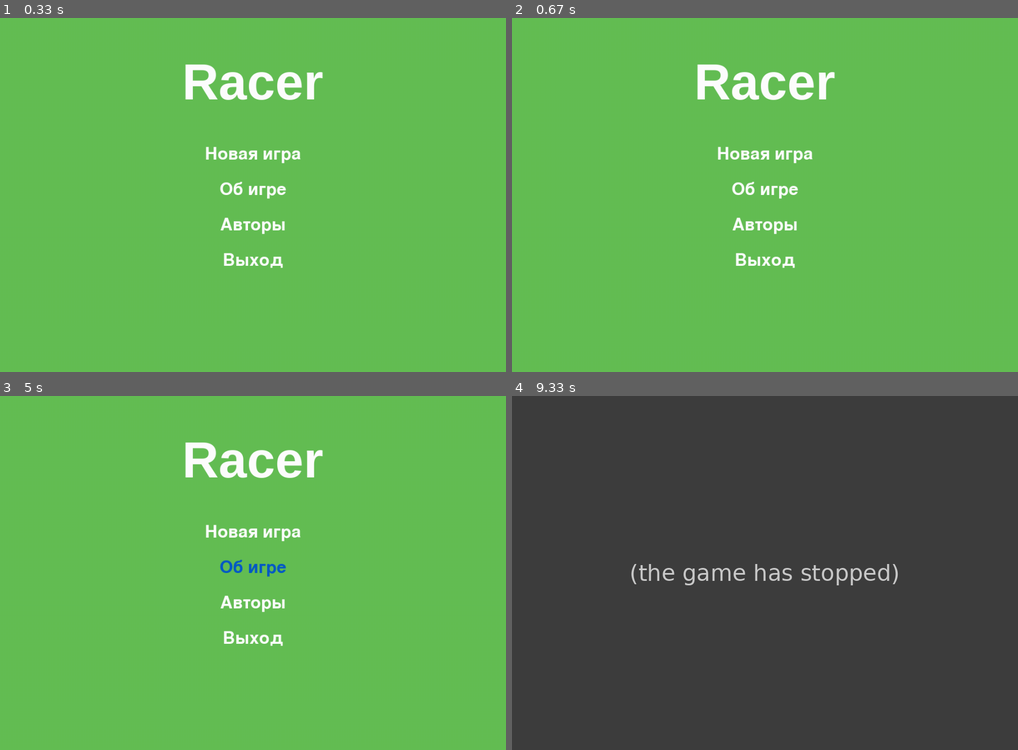
Above: before the commit, frames 1-4 (two rows, left to right).
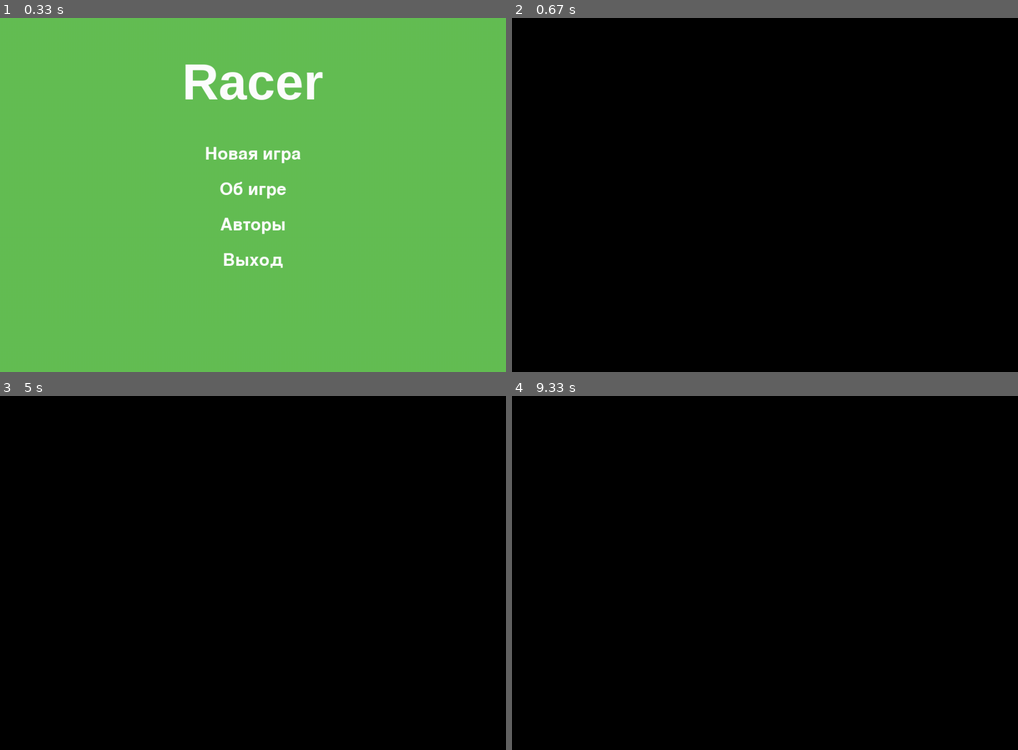
Above: after the commit, the same moments.

Repository: Strexas/pygame_project
Game: pygame game, started from scripts/start.py
The game is run twice, just before and just after one commit, with the same random seed, the same clock (stepped at 60 frames per second) and the same inputs.
Inputs (mouse positions are in pixels of both pictures, inside the frame that each line leads up to):
- Up to frame 1 (0.33 s): no input
- Up to frame 2 (0.67 s): press the mouse at (765, 187) at 0.37 s; move the mouse to (754, 145) at 0.47 s; release the mouse at (744, 99) at 0.6 s
- Up to frame 3 (5 s): press the mouse at (253, 565) at 4.93 s
- Up to frame 4 (9.33 s): move the mouse to (678, 551) at 5.03 s; release the mouse at (592, 537) at 5.17 s; hold Up 8.8-9.17 s; press the mouse at (765, 636) at 9.23 s

Frame 1 is identical in both runs. In frame 2, 100% of the frame differs, in the area x 0-100%, y 0-100%; in frame 3, 100%; in frame 4, 100%.
Before the commit the program exited at 9.23 s; later frames show no game.

Commit message:
очень большая оптимизация

Diff:
--- a/scripts/main.py
+++ b/scripts/main.py
@@ -2,6 +2,7 @@
 from menu import Game_Menu, Main_Menu
 from game import Game
 from music import channel
+from road import players, cars, rockets
 
 
 class Main:
@@ -74,6 +75,7 @@
 
             if i.type == self.GAMEOVEREVENT:  # выход из игры
                 self.status = 'main_menu'
+                channel.play()
 
     def keyboard_handler(self, keys):  # переход от игрового меню к игре и обратно
         if keys[pygame.K_h]:
@@ -94,7 +96,11 @@
             pygame.display.update()
 
         if self.status == 'game_menu':
-            self.game.render(self.keys, self.keydown)
+            self.game.road.draw_road()
+            players.draw(self.display)
+            cars.draw(self.display)
+            rockets.draw(self.display)
+            self.game.bg.render()
             self.display.blit(self.game_menu.render(), (0, 0))
             pygame.display.update()
 
--- a/scripts/menu.py
+++ b/scripts/menu.py
@@ -1,5 +1,5 @@
 import pygame
-from music import Menu_music, Game_music1, Game_music2, channel, pressing, moving
+from music import menu_music, game_music, channel, pressing, moving
 from random import choice
 
 
@@ -59,10 +59,13 @@
                 self.surface.blit(self.rendered_labels_focused[i], self.label_rects[i])
 
                 if m1:
+                    pressing.play()
+                    pygame.time.delay(4000)
                     if type(self) == type(Main_Menu):
                         pressing.play()
                         pygame.time.delay(4000)
-                        channel.play(choice((Game_music1, Game_music2)))
+                        channel.play(game_music[0])
+                        channel.queue(game_music[1])
                     self.functions[i]()
             else:
                 self.surface.blit(self.rendered_labels[i], self.label_rects[i])
@@ -74,7 +77,7 @@
 
         self.margin = 25
 
-        self.surface_alpha = 225
+        self.surface_alpha = 120
         self.surface.set_alpha(self.surface_alpha)
 
         self.font_height = font_size
@@ -111,7 +114,8 @@
     def __init__(self, width, height, objects: dict, font_size: int):
         super().__init__(width, height, objects, font_size)
 
-        channel.play(Menu_music)
+        channel.play(menu_music[0])
+        channel.queue(menu_music[1])
 
         self.name_font = pygame.font.SysFont('Arial', int(font_size * 2), True)
 
--- a/scripts/music.py
+++ b/scripts/music.py
@@ -6,9 +6,12 @@
 
 path = 'data/Sounds/'
 
-Menu_music = load_music(path + 'music/Menu/Menu_music.mp3')
+Menu_music1 = load_music(path + 'music/Menu/MM1.mp3')
+Menu_music2 = load_music(path + 'music/Menu/MM2.mp3')
+menu_music = (Menu_music1, Menu_music2)
 Game_music1 = load_music(path + 'music/Game/GM1.mp3')
 Game_music2 = load_music(path + 'music/Game/GM2.mp3')
+game_music = (Game_music1, Game_music2)
 
 moving = load_music(path + 'SFX/moving.mp3')
 pressing = load_music(path + 'SFX/pressing.mp3')
--- a/scripts/road.py
+++ b/scripts/road.py
@@ -7,6 +7,7 @@
 display = pg.display.set_mode((1000, 700))
 car_sprites = [pg.image.load(f'data/sprites/cars/{i}') for i in
                os.listdir(f'data/sprites/cars/')]
+
 
 class Player(pg.sprite.Sprite):
     image = choice(car_sprites)
@@ -110,7 +111,7 @@
 
     def spawn_cars(self):
         if randint(1, 100) == 1:
-            Car(randint(200, 500), -400, (0, randint(10, 15)))
+            Car(randint(200, 500), -400, (0, randint(3, 7)))
 
 
 players = pg.sprite.Group()
--- a/scripts/start.py
+++ b/scripts/start.py
@@ -9,7 +9,7 @@
 pygame.init()
 display = pygame.display.set_mode((1000, 700))  # создали игровое окно
 clock = pygame.time.Clock()
-fps = 100  # fps игры
+fps = 1000  # fps игры
 main = Main(display, fps)  # передали его на изменения в класс Main
 
 while True:
Not shown, added: data/Sounds/music/Menu/MM1.mp3
Not shown, added: data/Sounds/music/Menu/MM2.mp3
Not shown, changed: data/Sounds/music/Menu/Menu_music.mp3
